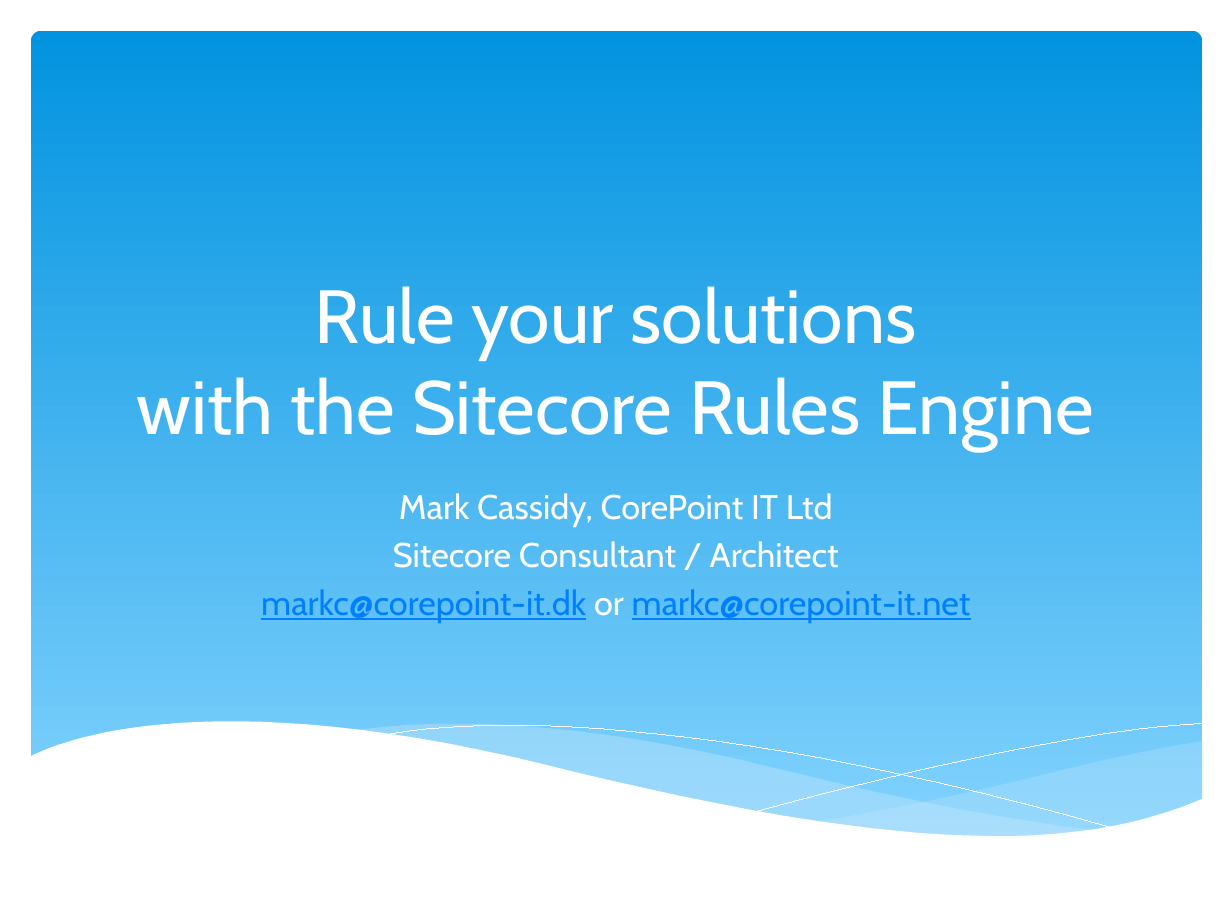
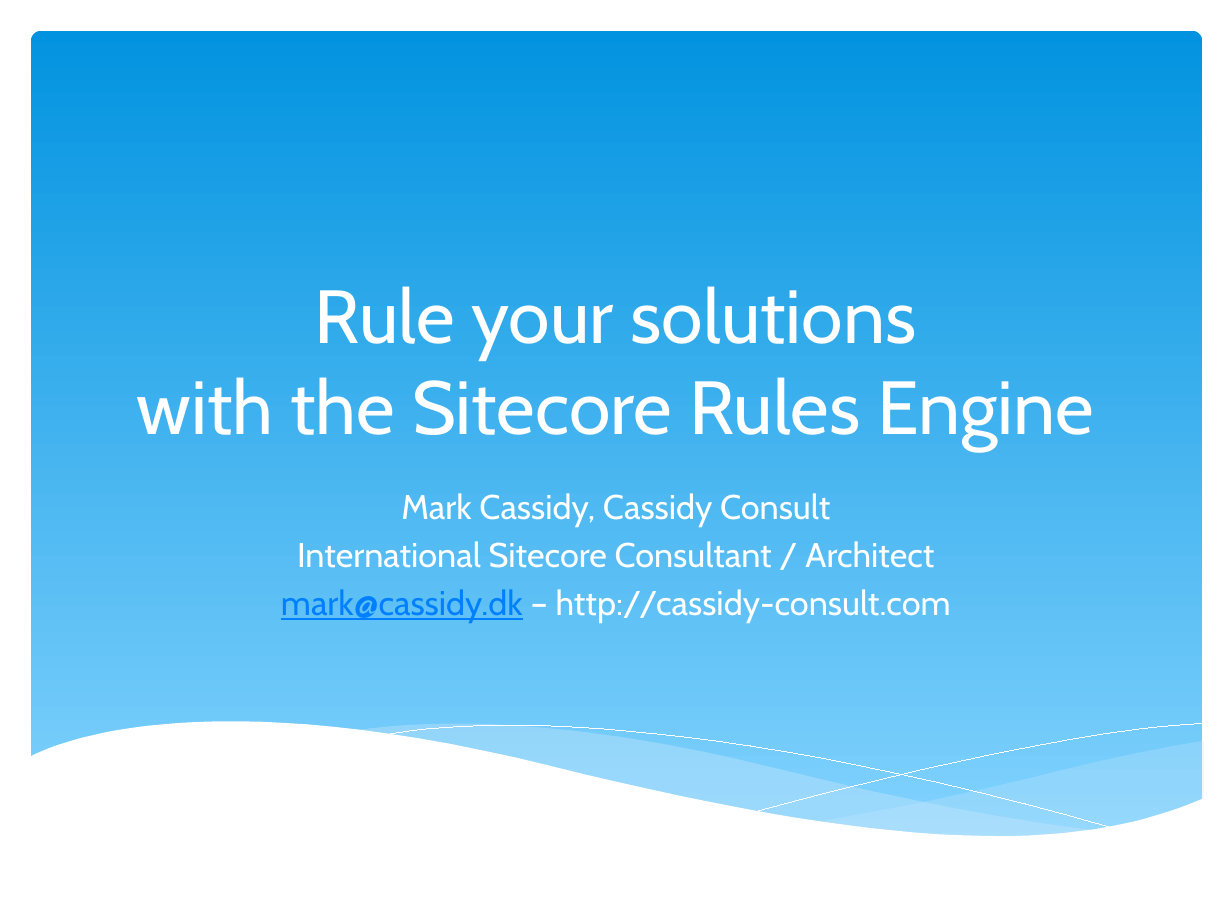
Before and after one commit to cassidydotdk/sugde, a slide deck: slide 3 of Rule your solutions.pptx (slide 1 before the commit). Drawn at 1232x924 pixels with LibreOffice and Linux fonts; fonts in the diff are those of the drawing. Boxes give left, top, right and bottom in pixels: in the first picture for what was removed or moved away, otherwise in the second. Text is boxed around its words. In the diff, an @@ line names an element or a change of style, - is before the commit and + after.

Commit message:
Insert Rule #1

```diff
--- a/Rule your solutions.pptx
+++ b/Rule your solutions.pptx
@@ subtitle at box(281, 493, 951, 623): text changed @@
-Mark Cassidy, CorePoint IT Ltd
-Sitecore Consultant / Architect
-markc@corepoint-it.dk or markc@corepoint-it.net
+Mark Cassidy, Cassidy Consult
+International Sitecore Consultant / Architect
+mark@cassidy.dk – http://cassidy-consult.com
```
Also in this commit, not shown: 2 other slides changed, 2 slides added, 13 other files.
